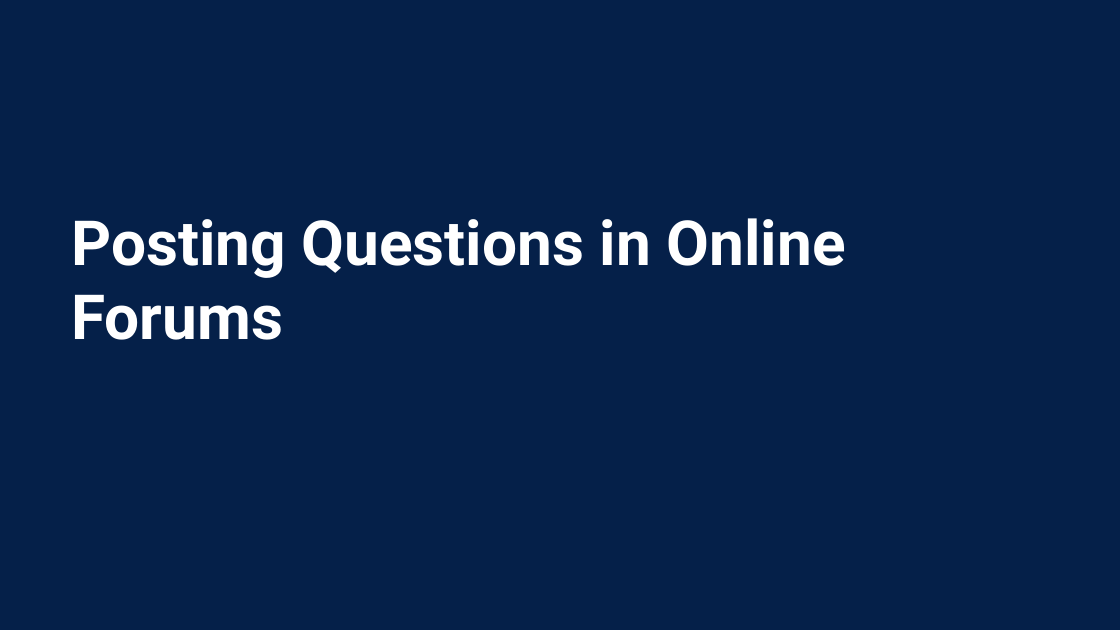
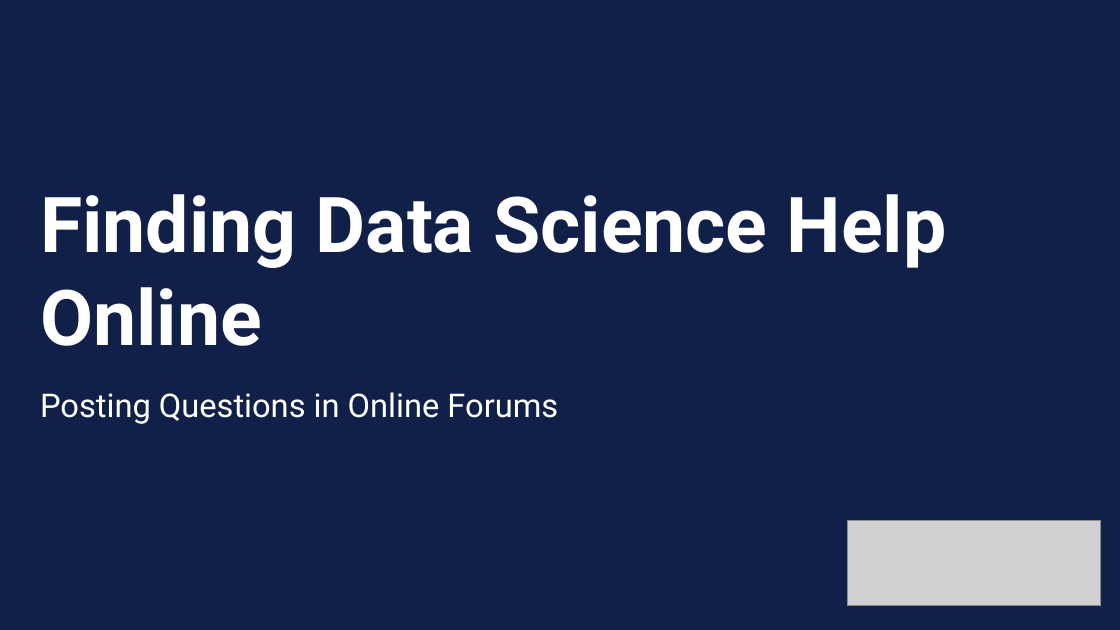
Before and after one commit to UCSF-DSI/ds_help, a slide deck: slide 1 of slides/powerpoint/02_forums.pptx. Drawn at 1120x630 pixels with LibreOffice and Linux fonts; fonts in the diff are those of the drawing; grey boxes stand for pictures. Boxes give left, top, right and bottom in pixels: in the first picture for what was removed or moved away, otherwise in the second. Text is boxed around its words. In the diff, an @@ line names an element or a change of style, - is before the commit and + after.

```diff
--- a/slides/powerpoint/02_forums.pptx
+++ b/slides/powerpoint/02_forums.pptx
@@ rectangle at (0,0,1120,630): fill #052049 to #112048 @@
@@ text added at (40,194,947,346), 66 pt, text #FFFFFF, bold @@
+Finding Data Science Help Online
@@ text "Posting Questions in Online Forums": place and size @@
-text "Posting Questions in Online Forums" at (71,218,846,340)
+text "Posting Questions in Online Forums" at (40,392,558,424)
@@ text "Posting Questions in Online Forums" at (40,392,558,424): size 53.3 to 28 pt, bold off; vertical alignment middle to top @@
@@ picture added at (847,521,1101,606) @@
```
Also in this commit, not shown: 3 other slides changed, 1 slide added, 4 other files.
